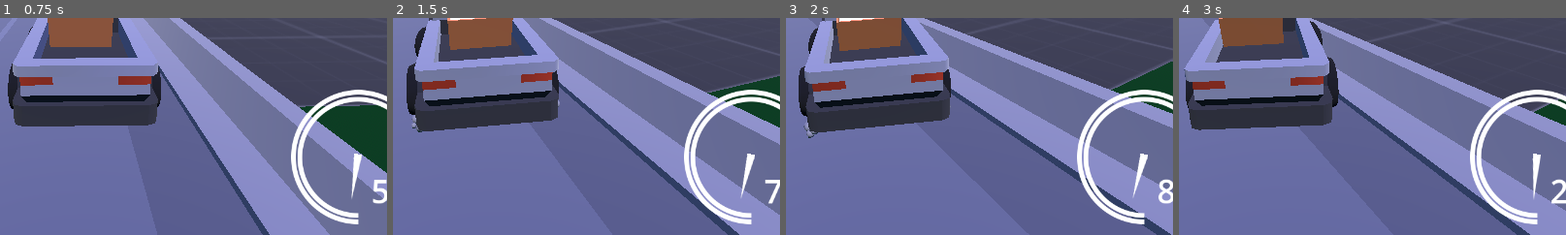
Above: before the commit, frames 1-4 (left to right).
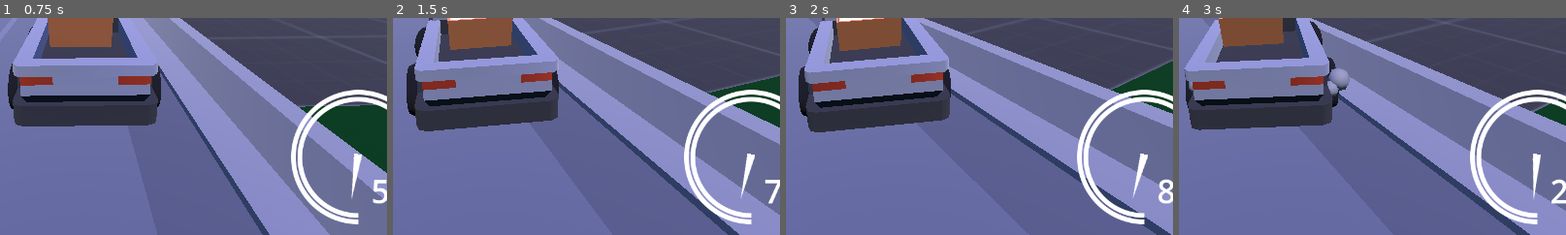
Above: after the commit, the same moments.

Repository: Yngwarr/tofu-delivery-game
Game: Godot game, scene res://scenes/Game.tscn
The game is run twice, just before and just after one commit, with the same random seed, the same clock (stepped at 60 frames per second) and the same inputs.
Inputs:
- Up to frame 1 (0.75 s): hold D (steer_right) from 0.53 s (still down); tap W (throttle) at 0.6 s
- Up to frame 2 (1.5 s): keep holding D (steer_right); tap W (throttle) at 1.35 s
- Up to frame 3 (2 s): keep holding D (steer_right)
- Up to frame 4 (3 s): release D (steer_right) at 2.03 s; hold A (steer_left) from 2.03 s (still down); tap W (throttle) at 2.1, 2.85 s
The pictures show only the part of the screen within x 39-89%, y 50-100%; the shares and areas given below are measured in that part.

Frame 1 is identical in both runs. In frame 2, less than 0.1% of the frame differs, in the area x 4-44%, y 37-53%; in frame 3, less than 0.1%; in frame 4, 0.5%, in the area x 2-45%, y 23-37%.

Commit message:
tweaked smoke particles

Diff:
--- a/scenes/Car.tscn
+++ b/scenes/Car.tscn
@@ -31,28 +31,32 @@
 [node name="rlw_dust" parent="." instance=ExtResource("2_vx4ad")]
 transform = Transform3D(1, 0, 0, 0, 1, 0, 0, 0, 1, 1.30213, -0.582566, -1.28404)
 
-[node name="frw" parent="." instance=ExtResource("3_4m2kf")]
+[node name="frw" parent="." node_paths=PackedStringArray("smoke") instance=ExtResource("3_4m2kf")]
 transform = Transform3D(1, 0, 0, 0, 1, 0, 0, 0, 1, -1.32, 0, 1.526)
 use_as_steering = true
 wheel_friction_slip = 1.2
+smoke = NodePath("../frw_dust")
 
-[node name="flw" parent="." instance=ExtResource("3_4m2kf")]
+[node name="flw" parent="." node_paths=PackedStringArray("smoke") instance=ExtResource("3_4m2kf")]
 transform = Transform3D(1, 0, 0, 0, 1, 0, 0, 0, 1, 1.32, 0, 1.526)
 use_as_steering = true
 wheel_friction_slip = 1.2
+smoke = NodePath("../flw_dust")
 
 [node name="wheelTruck" parent="flw" index="0"]
 transform = Transform3D(-2, 0, 0, 0, 2, 0, 0, 0, 2, 0, 0, 0)
 
-[node name="rrw" parent="." instance=ExtResource("3_4m2kf")]
+[node name="rrw" parent="." node_paths=PackedStringArray("smoke") instance=ExtResource("3_4m2kf")]
 transform = Transform3D(1, 0, 0, 0, 1, 0, 0, 0, 1, -1.32, 0, -1.252)
 use_as_traction = true
 wheel_friction_slip = 1.2
+smoke = NodePath("../rrw_dust")
 
-[node name="rlw" parent="." instance=ExtResource("3_4m2kf")]
+[node name="rlw" parent="." node_paths=PackedStringArray("smoke") instance=ExtResource("3_4m2kf")]
 transform = Transform3D(1, 0, 0, 0, 1, 0, 0, 0, 1, 1.32, 0, -1.252)
 use_as_traction = true
 wheel_friction_slip = 1.2
+smoke = NodePath("../rlw_dust")
 
 [node name="wheelTruck" parent="rlw" index="0"]
 transform = Transform3D(-2, 0, 0, 0, 2, 0, 0, 0, 2, 0, 0, 0)
--- a/scenes/Wheel.tscn
+++ b/scenes/Wheel.tscn
@@ -1,5 +1,6 @@
-[gd_scene load_steps=2 format=3 uid="uid://bpn84vi24hyje"]
+[gd_scene load_steps=3 format=3 uid="uid://bpn84vi24hyje"]
 
+[ext_resource type="Script" path="res://src/Wheel.gd" id="1_57pye"]
 [ext_resource type="PackedScene" uid="uid://b66vnkn48wd14" path="res://models/cars/wheelTruck.glb" id="2_4cgxj"]
 
 [node name="frw" type="VehicleWheel3D"]
@@ -11,6 +12,7 @@
 suspension_max_force = 4000.0
 damping_compression = 1.9
 damping_relaxation = 2.0
+script = ExtResource("1_57pye")
 
 [node name="wheelTruck" parent="." instance=ExtResource("2_4cgxj")]
 transform = Transform3D(2, 0, 0, 0, 2, 0, 0, 0, 2, 0, 0, 0)
--- a/scenes/dust_particles.tscn
+++ b/scenes/dust_particles.tscn
@@ -1,14 +1,14 @@
-[gd_scene load_steps=3 format=3 uid="uid://bak3noash7osy"]
+[gd_scene load_steps=3 format=3 uid="uid://bx7hkevux64wu"]
 
 [sub_resource type="ParticleProcessMaterial" id="ParticleProcessMaterial_enm8k"]
-emission_shape = 3
-emission_box_extents = Vector3(0.2, 0.1, 0.1)
+emission_shape = 1
+emission_sphere_radius = 0.2
 direction = Vector3(0, 0, -1)
 spread = 10.0
-gravity = Vector3(0, 1, 0)
-initial_velocity_max = 0.2
-scale_min = 0.4
-scale_max = 1.2
+gravity = Vector3(0, 3, 0)
+initial_velocity_max = 0.8
+scale_min = 1.6
+scale_max = 2.4
 
 [sub_resource type="CapsuleMesh" id="CapsuleMesh_rl0ed"]
 radius = 0.1
@@ -19,9 +19,8 @@
 [node name="DustParticles" type="GPUParticles3D"]
 transparency = 0.8
 amount = 20
-lifetime = 0.3
 interpolate = false
 fract_delta = false
-visibility_aabb = AABB(-0.5, 0, -0.5, 1, 1, 1)
+visibility_aabb = AABB(-0.8573, -0.172873, -1.00052, 1.98511, 1.34575, 2.00104)
 process_material = SubResource("ParticleProcessMaterial_enm8k")
 draw_pass_1 = SubResource("CapsuleMesh_rl0ed")
--- /dev/null
+++ b/src/Wheel.gd
@@ -0,0 +1,6 @@
+extends VehicleWheel3D
+
+@export var smoke: GPUParticles3D
+
+func _physics_process(_delta):
+	smoke.emitting = get_skidinfo() < .3
Not shown: 1 places in scenes/Car.tscn that only renumber resources
